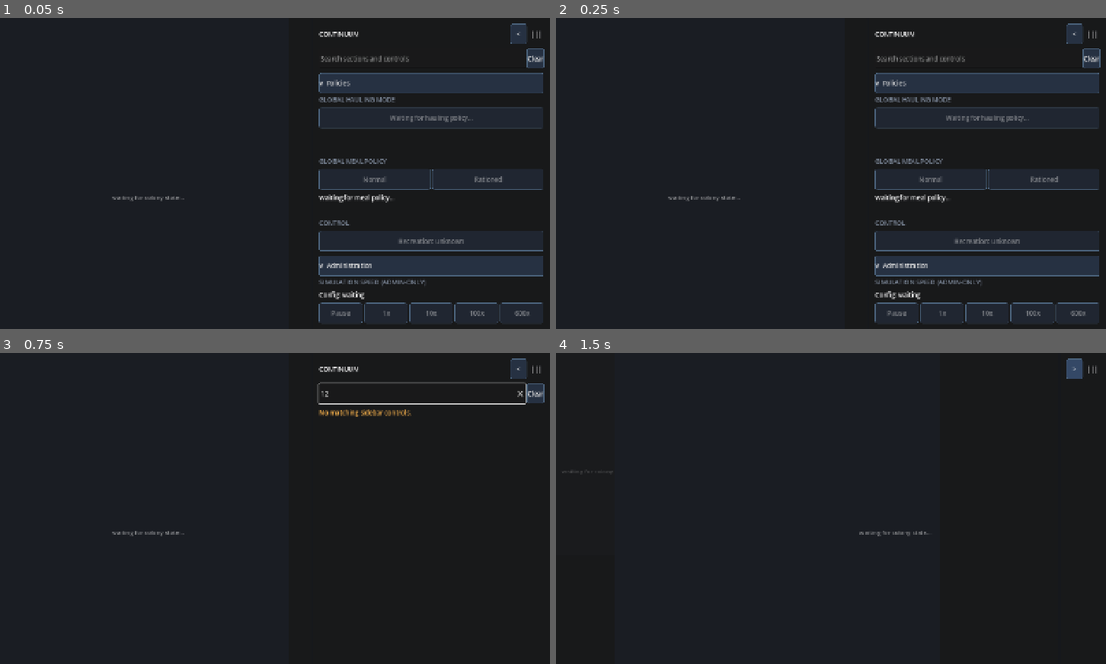
Above: before the commit, frames 1-4 (two rows, left to right).
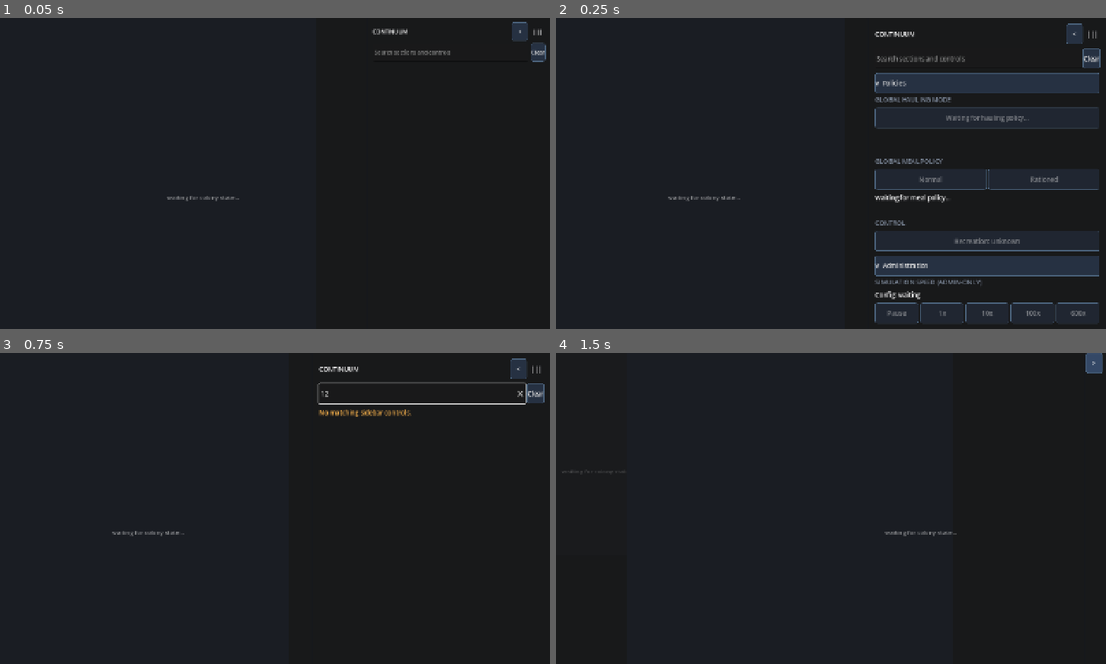
Above: after the commit, the same moments.

Repository: iMithrellas/continuum
Game: Godot game, scene res://tools/map_ui_test.tscn
Same seed, same stepped clock (60 frames per second), same inputs: the game is played once before the commit and once after it. This scene is started directly instead of the project's main scene.
Inputs (mouse positions are in pixels of both pictures, inside the frame that each line leads up to):
- Up to frame 1 (0.05 s): no input
- Up to frame 2 (0.25 s): no input
- Up to frame 3 (0.75 s): click (423, 393) at 0.52 s; type "12" at 0.6 s
- Up to frame 4 (1.5 s): click "<" at 1.25 s

The runs differ from the first frame. In frame 1, 9.1% of the frame differs, in the area x 20-100%, y 1-99%; in frame 2, nothing differs; in frame 3, nothing differs; in frame 4, 0.5%.

Commit message:
fix(ui): close sidebar permission and resize gaps

Diff:
--- a/client/godot/scripts/main.gd
+++ b/client/godot/scripts/main.gd
@@ -143,10 +143,19 @@
 ## and after disconnect, the UI remains fail-closed as Unknown/viewer. This slice
 ## is not live-admin ready until that provider is wired and its server tests exist.
 func _set_permissions(role_name: String, can_operate: bool, is_admin: bool) -> void:
-	var lost_operator := _can_operate and not can_operate
-	_role_name = role_name if not role_name.is_empty() else "Unknown"
-	_is_admin = is_admin and can_operate
-	_can_operate = can_operate and _role_name != "Unknown"
+	var normalized_role := role_name.strip_edges().to_lower()
+	var valid_role := normalized_role in ["viewer", "operator", "admin"]
+	var role_can_operate := normalized_role in ["operator", "admin"]
+	var role_is_admin := normalized_role == "admin"
+	if not valid_role or can_operate != role_can_operate or is_admin != role_is_admin:
+		normalized_role = "unknown"
+	var old_can_operate := _can_operate
+	var old_is_admin := _is_admin
+	var old_role := _role_name
+	_role_name = normalized_role.capitalize()
+	_is_admin = role_is_admin and normalized_role != "unknown"
+	_can_operate = role_can_operate and normalized_role != "unknown"
+	var lost_operator := old_can_operate and not _can_operate
 	if lost_operator and map.interaction_mode == &"build":
 		map.set_interaction_mode(&"select")
 		_set_feedback(_intent_feedback, "Build cancelled", "Build cancelled: operator permission was lost.")
@@ -154,6 +163,9 @@
 	_refresh_permissions()
 	_refresh_controls()
 	_render_connection_role()
+	if old_can_operate != _can_operate or old_is_admin != _is_admin or old_role != _role_name:
+		_refresh_alerts()
+		_dirty = true
 
 
 func _cli_option(option: String, fallback: String) -> String:
@@ -773,6 +785,13 @@
 	# Unknown and disconnected are deliberately equivalent to viewer permissions.
 	sidebar.set_section_authorized("policies", _can_operate)
 	sidebar.set_section_authorized("administration", _is_admin)
+	_set_sidebar_entry_permission(_mode_buttons.get(&"select"), true)
+	_set_sidebar_entry_permission(_mode_buttons.get(&"build"), _can_operate)
+	_set_sidebar_entry_permission(_build_menu, _can_operate)
+	_set_sidebar_entry_permission(_block_box, _can_operate)
+	_set_sidebar_entry_permission(_haul_button, _can_operate)
+	_set_sidebar_entry_permission(_meal_buttons.get(ContinuumMealPolicy.Options.normal), _can_operate)
+	_set_sidebar_entry_permission(_speed_label, _is_admin)
 	if is_instance_valid(_mode_buttons.get(&"build")):
 		_mode_buttons[&"build"].visible = _can_operate
 	if is_instance_valid(_build_menu):
@@ -785,6 +804,11 @@
 		_haul_button.visible = _can_operate
 	for button: Button in _meal_buttons.values():
 		button.visible = _can_operate
+
+
+func _set_sidebar_entry_permission(node: Control, authorized: bool) -> void:
+	if is_instance_valid(node):
+		sidebar.set_entry_authorized(node, authorized)
 
 
 func _heading(text: String) -> Label:
--- a/client/godot/scripts/sidebar.gd
+++ b/client/godot/scripts/sidebar.gd
@@ -135,13 +135,23 @@
 	if not sections.has(section_key):
 		return
 	sections[section_key].entries.append({"node": node, "label": label_text, "aliases": aliases,
-			"visible": true})
+			"visible": true, "authorized": true})
+
+
+func set_entry_authorized(node: Control, authorized: bool) -> void:
+	for section: Dictionary in sections.values():
+		for entry: Dictionary in section.entries:
+			if entry.node == node:
+				entry.authorized = authorized
+				entry.node.visible = authorized
+	_refresh_filter()
 
 
 func set_section_authorized(section_key: String, authorized: bool) -> void:
 	if sections.has(section_key):
 		sections[section_key].authorized = authorized
 		sections[section_key].wrapper.visible = authorized
+	_refresh_filter()
 
 
 func _toggle_section(key: String) -> void:
@@ -163,7 +173,7 @@
 			section.content.visible = section.expanded
 			section.header.text = ("v  " if section.expanded else ">  ") + section.label
 			for entry: Dictionary in section.entries:
-				entry.node.visible = entry.visible
+				entry.node.visible = entry.visible and entry.authorized
 		_pre_search_expanded.clear()
 		_no_matches.visible = false
 		filter_changed.emit("")
@@ -174,9 +184,9 @@
 	for key: String in section_order:
 		var section: Dictionary = sections[key]
 		var section_match := _matches(normalized, section.label, section.aliases)
-		var any_match := section_match
+		var any_match := false
 		for entry: Dictionary in section.entries:
-			var matches := section_match or _matches(normalized, entry.label, entry.aliases)
+			var matches: bool = entry.authorized and (section_match or _matches(normalized, entry.label, entry.aliases))
 			entry.node.visible = entry.visible and matches
 			any_match = any_match or matches
 		section.wrapper.visible = section.authorized and any_match
@@ -190,6 +200,10 @@
 	filter_changed.emit(normalized)
 
 
+func _refresh_filter() -> void:
+	_on_search_changed(search.text if is_instance_valid(search) else "")
+
+
 func _matches(query: String, label_text: String, aliases: PackedStringArray) -> bool:
 	if label_text.to_lower().contains(query):
 		return true
@@ -205,6 +219,13 @@
 	_header_title.visible = not _collapsed
 	_search_row.visible = not _collapsed
 	_sections_scroll.visible = not _collapsed
+	_splitter.visible = not _collapsed
+	var margin: MarginContainer = get_node("Margin")
+	var rail_padding := 0 if _collapsed else _padding
+	margin.add_theme_constant_override("margin_left", rail_padding)
+	margin.add_theme_constant_override("margin_right", rail_padding)
+	margin.add_theme_constant_override("margin_top", rail_padding)
+	margin.add_theme_constant_override("margin_bottom", rail_padding)
 	toggle_button.text = ">" if _collapsed else "<"
 	toggle_button.tooltip_text = "Reopen sidebar" if _collapsed else "Collapse sidebar (Ctrl+\\)"
 	queue_redraw()
@@ -230,6 +251,16 @@
 	elif event is InputEventMouseMotion and _dragging_splitter:
 		set_sidebar_width(get_global_mouse_position().x - global_position.x)
 		get_viewport().set_input_as_handled()
+
+
+func _input(event: InputEvent) -> void:
+	if event is InputEventMouseButton and event.button_index == MOUSE_BUTTON_LEFT and not event.pressed:
+		_dragging_splitter = false
+
+
+func _notification(what: int) -> void:
+	if what == NOTIFICATION_WM_WINDOW_FOCUS_OUT:
+		_dragging_splitter = false
 
 
 func _process(_delta: float) -> void:
--- a/client/godot/tools/map_ui_test.gd
+++ b/client/godot/tools/map_ui_test.gd
@@ -112,7 +112,7 @@
 	_assert(main._tile_action_box.visible and main._tile_info != null, "one-cell inspection detail remains visible")
 	_assert(main._block_controls[ContinuumWorkType.Options.farming].row.visible,
 		"block work controls are not hidden by legacy refresh")
-	_test_sidebar_surface(main)
+	await _test_sidebar_surface(main)
 	if failed:
 		return
 	main._map_dirty = false
@@ -146,8 +146,15 @@
 	main.sidebar.toggle()
 	_assert(main.sidebar.custom_minimum_size.x == main.sidebar.CLOSED_WIDTH,
 		"sidebar collapses to a reachable narrow rail")
+	_assert(not main.sidebar._splitter.visible, "collapsed rail hides the resize grip")
+	await get_tree().process_frame
+	_assert(main.sidebar.size.x <= main.sidebar.CLOSED_WIDTH + 12.0,
+		"collapsed container uses the narrow rail width")
 	main.sidebar.toggle()
 	_assert(main.sidebar.custom_minimum_size.x == main.sidebar.OPEN_WIDTH, "sidebar reopens")
+	await get_tree().process_frame
+	_assert(main.sidebar.size.x >= main.sidebar.OPEN_WIDTH - 12.0,
+		"reopened container restores its open width")
 	main.sidebar.set_sidebar_width(320.0)
 	var narrow_font: int = main.sidebar._font_size
 	var narrow_button: float = main.sidebar._button_height
@@ -180,10 +187,23 @@
 	main.sidebar._on_splitter_input(press)
 	_assert(main.sidebar._dragging_splitter, "splitter grip starts a resize")
 	press.pressed = false
-	main.sidebar._on_splitter_input(press)
+	main.sidebar._input(press)
 	_assert(not main.sidebar._dragging_splitter and not main.map._dragging,
 		"splitter release does not arm map painting")
+	main._set_permissions("operator", true, false)
+	main.sidebar.search.text = "build"
+	main.sidebar.search.text_changed.emit("build")
 	main._set_permissions("viewer", false, false)
+	_assert(not main._mode_buttons[&"build"].visible and
+		not main._build_menu.visible and not main._block_box.visible,
+		"viewer search cannot resurrect unauthorized Build controls")
+	main.sidebar.search.text = "forest"
+	main.sidebar.search.text_changed.emit("forest")
+	_assert(not main._mode_buttons[&"build"].visible and not main._build_menu.visible and
+			not main._block_box.visible,
+		"viewer search cannot reveal unauthorized build aliases")
+	main.sidebar.search.clear()
+	main.sidebar.search.text_changed.emit("")
 	_assert(not main.sidebar.sections["policies"].wrapper.visible and
 			not main.sidebar.sections["administration"].wrapper.visible,
 		"viewer cannot discover unauthorized policy or admin sections")
@@ -200,6 +220,21 @@
 	main._set_mode(&"build")
 	main._set_permissions("viewer", false, false)
 	_assert(main.map.interaction_mode == &"select", "permission loss cancels armed Build mode")
+	main._set_permissions("operator", true, false)
+	var ack_probe := Button.new()
+	ack_probe.text = "Ack"
+	main._alert_box.add_child(ack_probe)
+	_assert(ack_probe.is_inside_tree(), "operator alert rows are present before downgrade")
+	main._set_permissions("viewer", false, false)
+	await get_tree().process_frame
+	_assert(not is_instance_valid(ack_probe), "permission downgrade immediately rebuilds alert rows")
+	main._set_permissions("operator", true, false)
+	main._set_permissions("maintenance", true, false)
+	_assert(not main._can_operate and main._role_name == "Unknown",
+		"unknown role input fails closed")
+	main._set_permissions("admin", true, false)
+	_assert(not main._can_operate and not main._is_admin,
+		"inconsistent admin flags fail closed")
 	main._set_permissions("admin", true, true)
 	_assert(main.sidebar.sections["administration"].wrapper.visible and
 		main._speed_buttons[0].visible, "admin can see administration controls")
